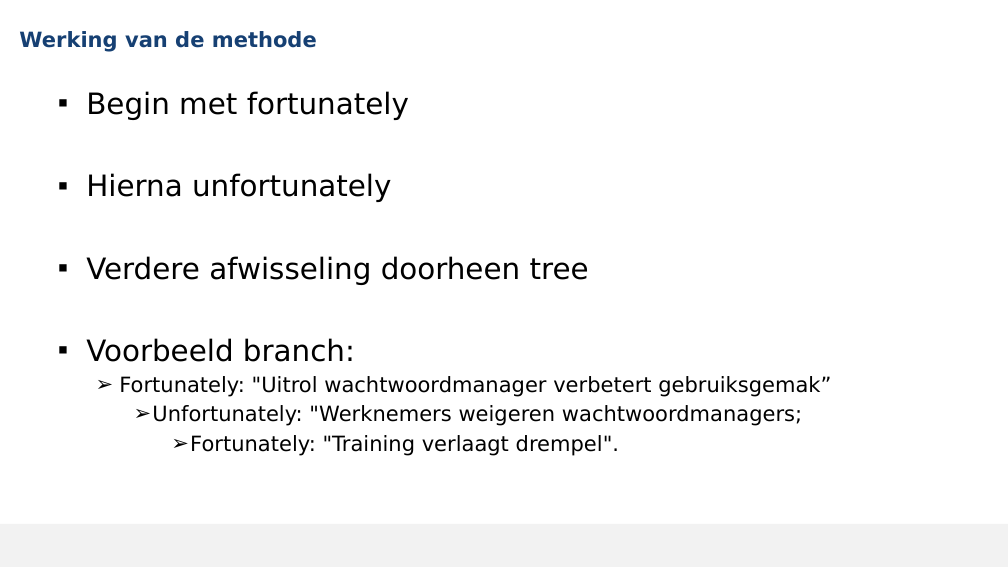
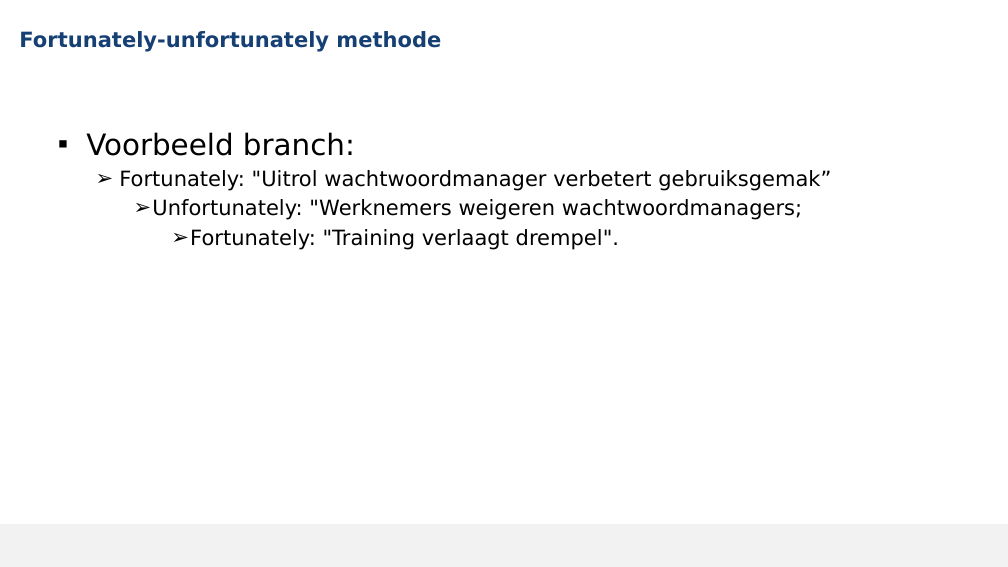
Before and after one commit to MikaG-1952764/masterproef, a slide deck: slide 7 of MP2526_Verdediging.pptx (slide 9 before the commit). Drawn at 1008x567 pixels with LibreOffice and Linux fonts; fonts in the diff are those of the drawing; background and template pictures are left out. Boxes give left, top, right and bottom in pixels: in the first picture for what was removed or moved away, otherwise in the second. Text is boxed around its words. In the diff, an @@ line names an element or a change of style, - is before the commit and + after.

```diff
--- a/MP2526_Verdediging.pptx
+++ b/MP2526_Verdediging.pptx
@@ title at (x1=19, y1=31, x2=441, y2=52): text changed @@
-Werking van de methode
+Fortunately-unfortunately methode
@@ text at (x1=86, y1=91, x2=589, y2=285): paragraphs removed @@
-▪ Begin met fortunately
-▪ Hierna unfortunately
-▪ Verdere afwisseling doorheen tree
```
Also in this commit, not shown: 12 other slides changed, 6 slides added, 16 slides removed, 1 other file.
